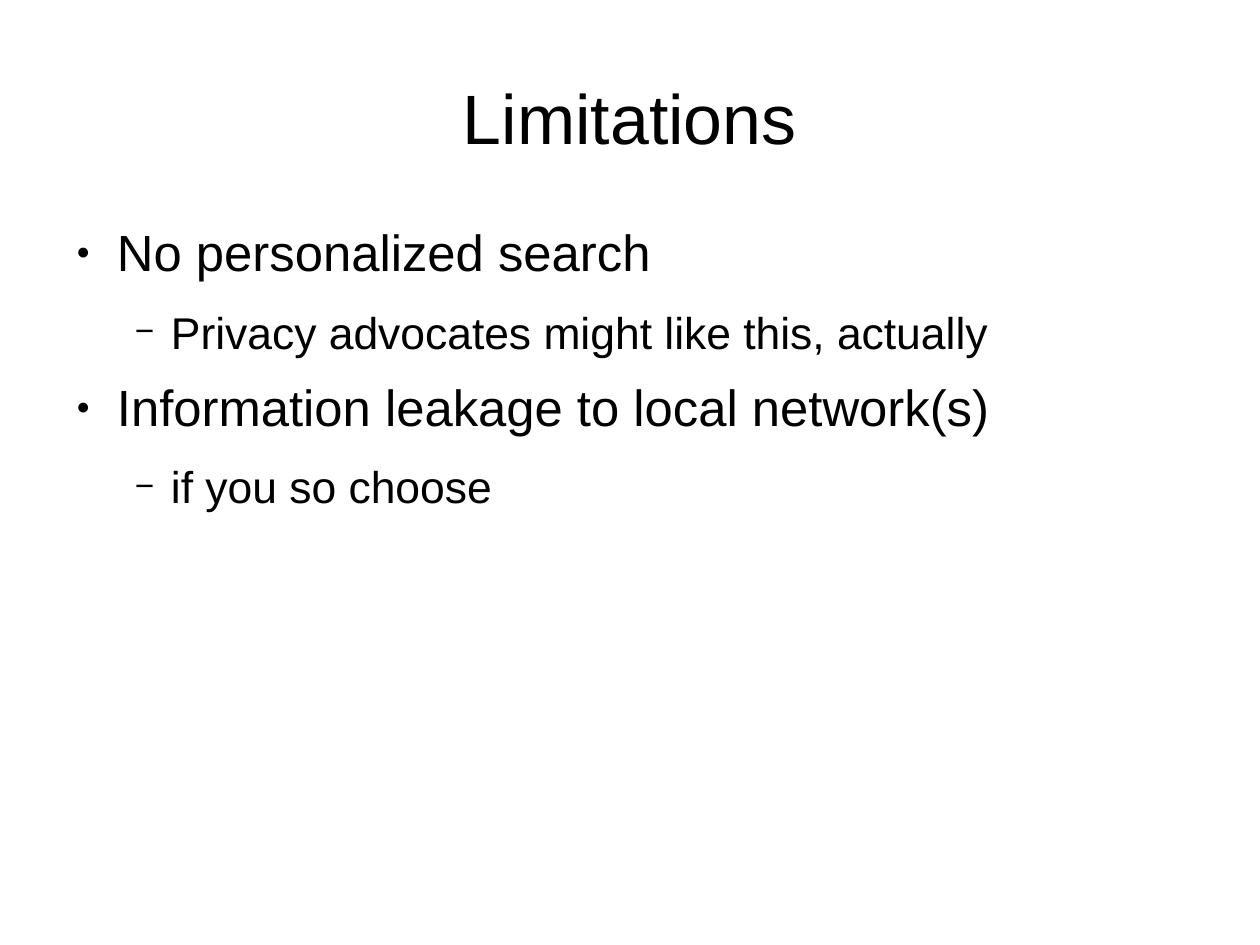
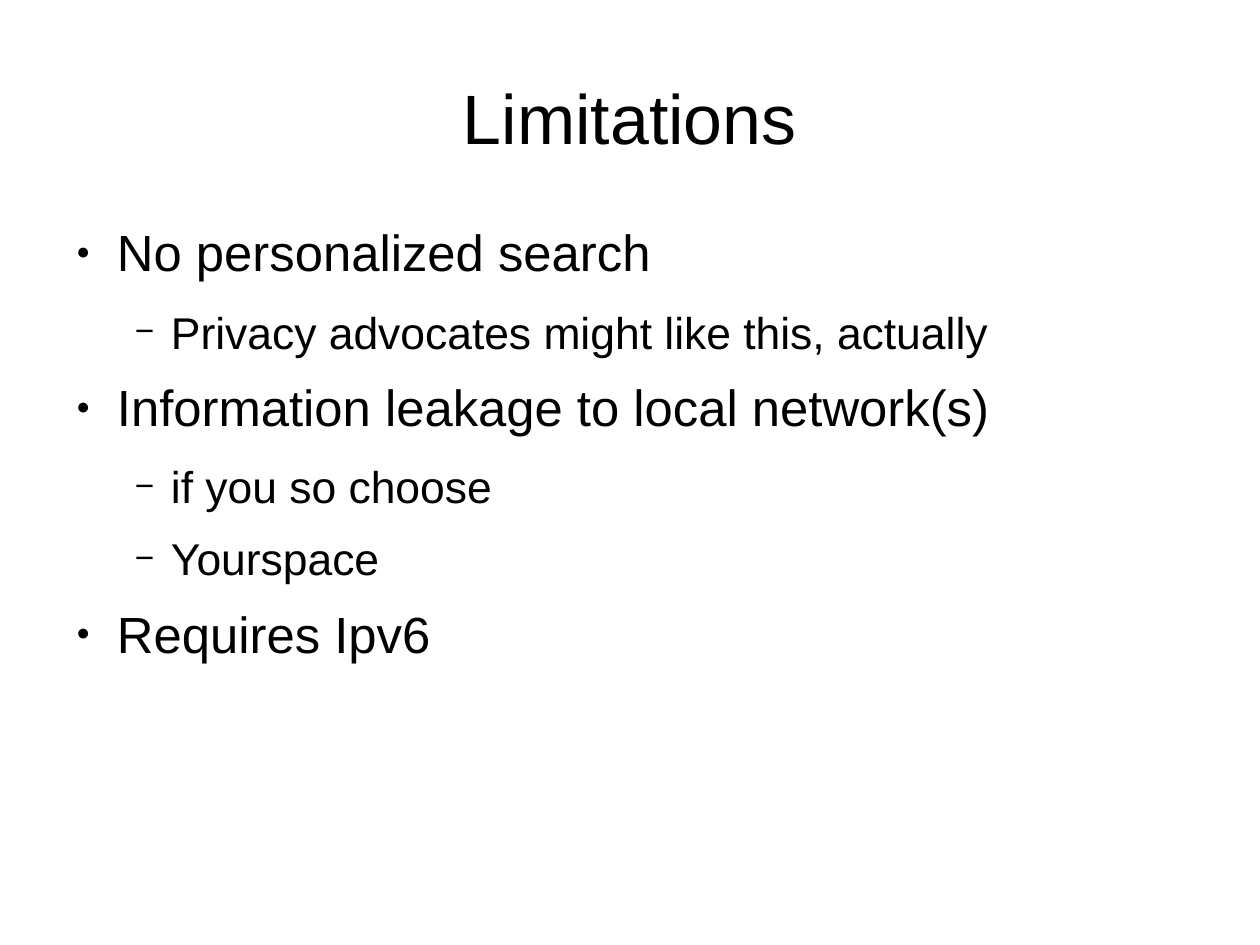
Before and after one commit to dtaht/Gnugol, a slide deck: slide 22 of doc/gnugol.odp (slide 20 before the commit). Drawn at 1260x945 pixels with LibreOffice and Linux fonts; fonts in the diff are those of the drawing. Boxes give left, top, right and bottom in pixels: in the first picture for what was removed or moved away, otherwise in the second. Text is boxed around its words. In the diff, an @@ line names an element or a change of style, - is before the commit and + after.

```diff
--- a/doc/gnugol.odp
+++ b/doc/gnugol.odp
@@ text at <box>117,544,430,663</box>: paragraphs added @@
+  − Yourspace
+● Requires Ipv6
```
Also in this commit, not shown: 5 other slides changed, 5 slides added, 1 slide removed.
